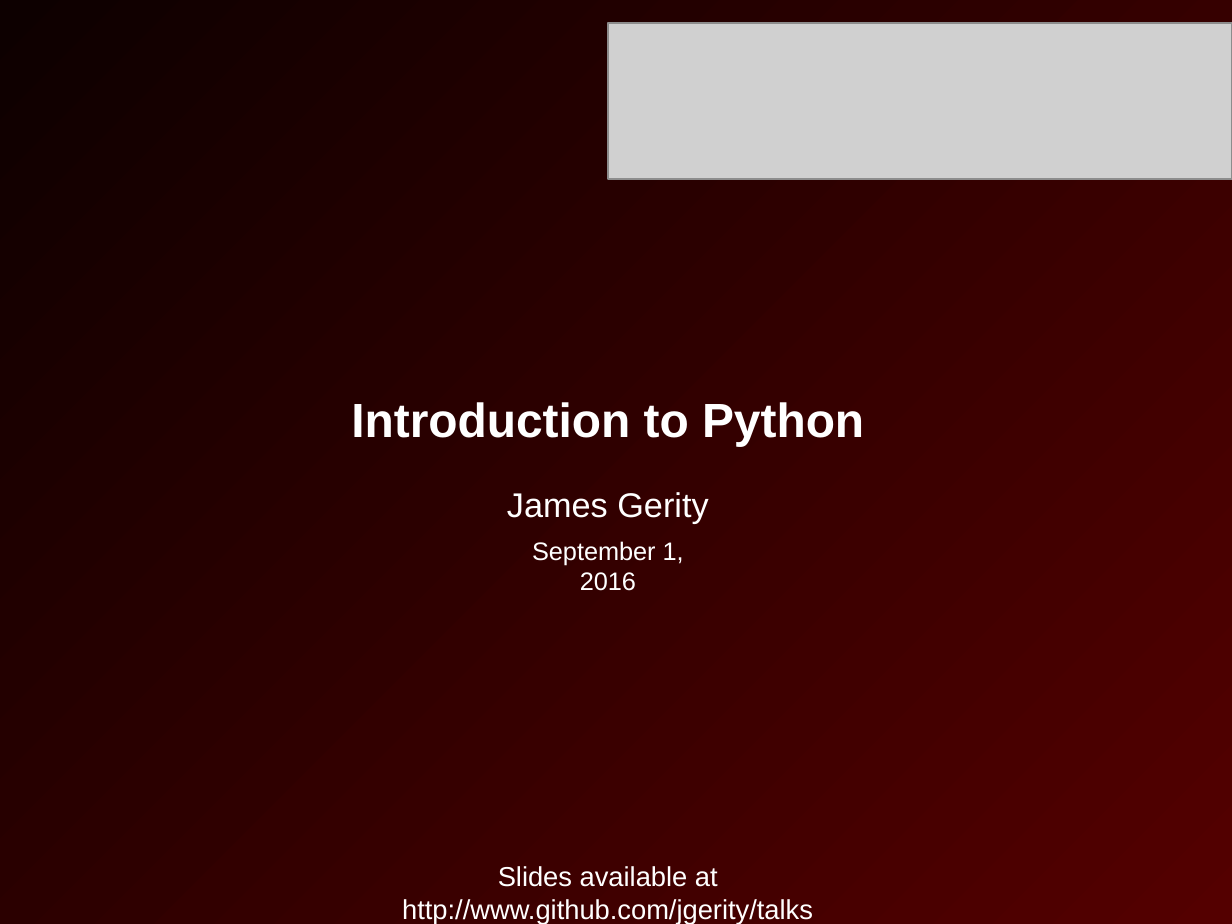
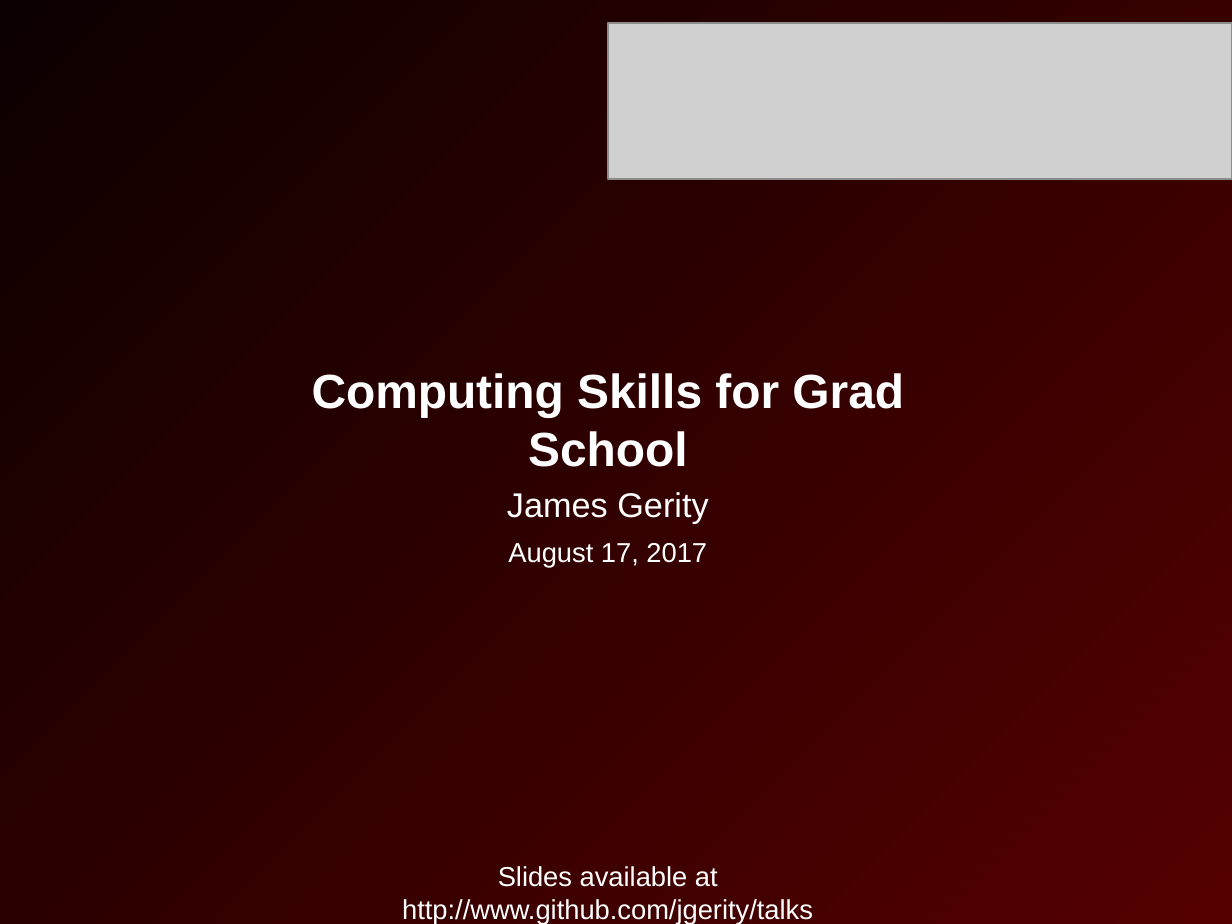
Before and after one commit to jgerity/talks, a slide deck: slide 1 of 2016/computing_workgroup/intro-to-python/intro-to-python.pptx. Drawn at 1232x924 pixels with LibreOffice and Linux fonts; fonts in the diff are those of the drawing; grey boxes stand for pictures; background and template pictures are left out. Boxes give left, top, right and bottom in pixels: in the first picture for what was removed or moved away, otherwise in the second. Text is boxed around its words. In the diff, an @@ line names an element or a change of style, - is before the commit and + after.

Commit message:
Commit changed intro to Python

```diff
--- a/2016/computing_workgroup/intro-to-python/intro-to-python.pptx
+++ b/2016/computing_workgroup/intro-to-python/intro-to-python.pptx
@@ title at (x1=312, y1=373, x2=904, y2=467): text changed @@
-Introduction to Python
+Computing Skills for Grad School
@@ text at (x1=508, y1=543, x2=707, y2=568): text changed; size 14.8 to 16 pt @@
-September 1, 2016
+August 17, 2017
```
Also in this commit, not shown: 3 slides added, 22 slides removed.
